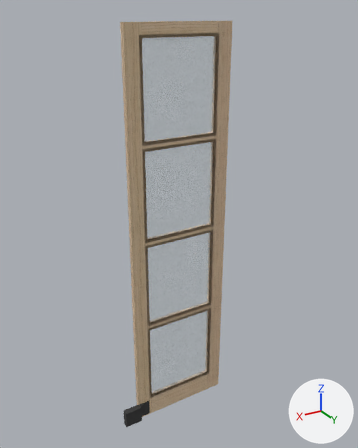
Two versions of the glTF model 2025-284-C01-Vitrineskap/sim/Vitrine_V1_dor_1.glb, one commit apart.
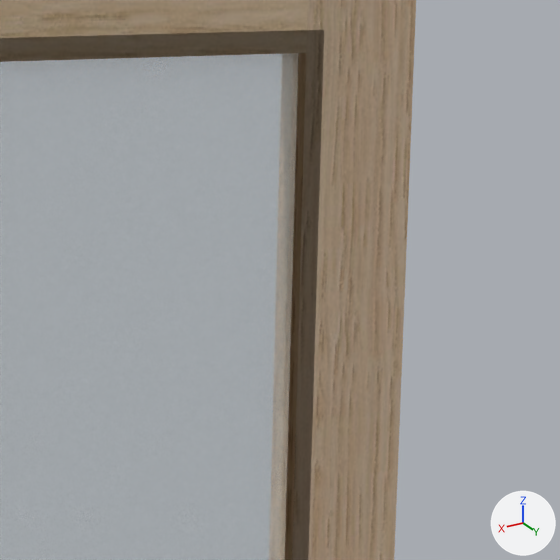
The first picture shows the older version from a camera (50 mm lens) standing at (1135.0, 1032.0, 2428.0) and looking at (284.0, -386.0, 1719.0). The close-ups show the older and then the newer version on the part from 49% to 70% of the width and 6% to 24% of the height of that picture. Only the edits that show in the close-ups are written down. The axes (+X, +Y, +Z) are drawn at lower right. The lights are the same throughout.

The first close-up shows '2025-284 Vitrineskap'.
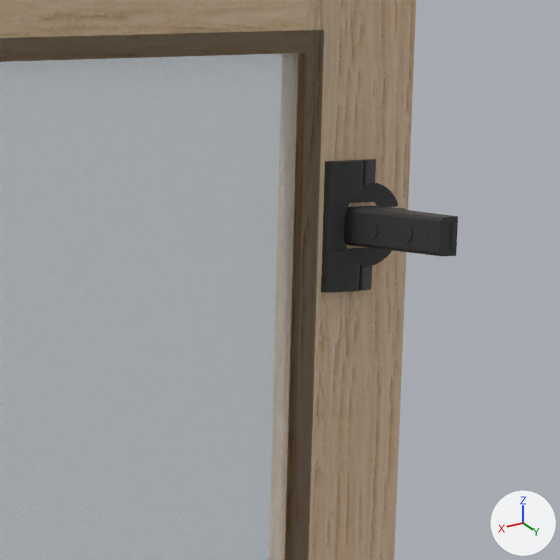
Patch to the scene script:
```diff
--- a/2025-284-C01-Vitrineskap/sim/Vitrine_V1_dor_1.glb.py
+++ b/2025-284-C01-Vitrineskap/sim/Vitrine_V1_dor_1.glb.py
@@ me_blum_71b3590 @@
+me_blum_71b3590.from_pydata(...)  # 1701 vertices, 3386 faces; spans x -31.9..10.4, y -28.5..28.5, z -51.3..29.4
+me_blum_71b3590.materials.append(mat_beslag_sort)  # dark grey #3f3f3f
@@ ob_vitrine_v1_dør_1_stil_venstre_hengsel_z2278_blum_71b3590 @@
+ob_vitrine_v1_dør_1_stil_venstre_hengsel_z2278_blum_71b3590 = bpy.data.objects.new('Vitrine V1 dør 1 stil venstre hengsel z2278 Blum 71B3590', me_blum_71b3590)
+ob_vitrine_v1_dør_1_stil_venstre_hengsel_z2278_blum_71b3590.location = (99.0, -342.7, 2278.5)
+ob_vitrine_v1_dør_1_stil_venstre_hengsel_z2278_blum_71b3590.rotation_euler = (1.571, 0.0, 3.142)  # degrees (90, 0, 180)
```

Pixel boxes [x1, y1, x2, y2] of what changed, in the close-ups (560 x 560 px):
'Vitrine V1 dør 1 stil venstre hengsel z2278 Blum 71B3590', added: after [321, 159, 458, 292]
